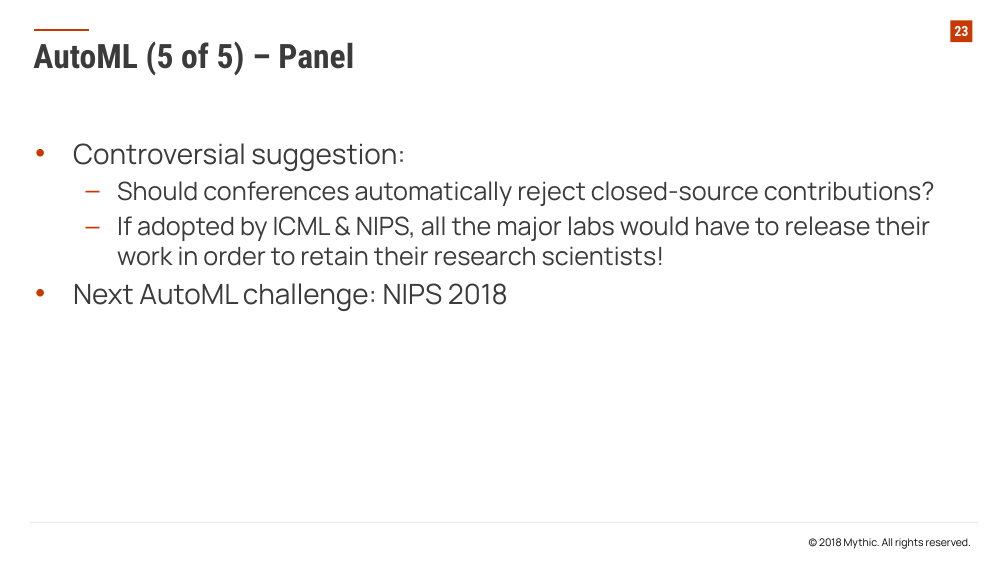
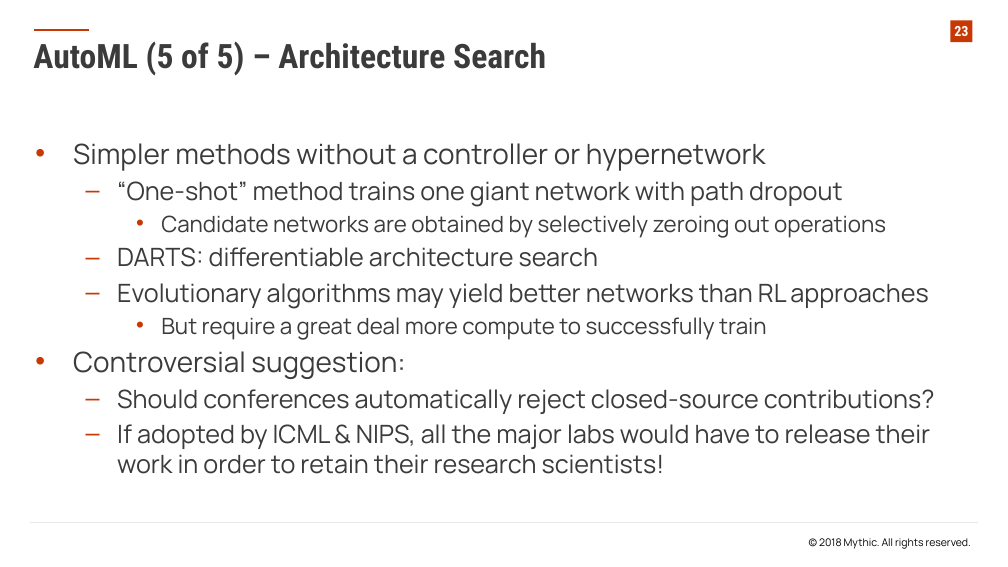
Before and after one commit to EbTech/ICML-2018, a slide deck: slide 23 of ICML 2018 Presentation.pptx. Drawn at 1008x567 pixels with LibreOffice and Linux fonts; fonts in the diff are those of the drawing; background and template pictures are left out. Boxes give left, top, right and bottom in pixels: in the first picture for what was removed or moved away, otherwise in the second. Text is boxed around its words. In the diff, an @@ line names an element or a change of style, - is before the commit and + after.

Commit message:
added mention of Differentiable Architecture Search (technically not ICML)

```diff
--- a/ICML 2018 Presentation.pptx
+++ b/ICML 2018 Presentation.pptx
@@ text at [33, 41, 546, 75]: text changed @@
-AutoML (5 of 5) – Panel
+AutoML (5 of 5) – Architecture Search
@@ text at [73, 143, 928, 340]: paragraphs added @@
+• Simpler methods without a controller or hypernetwork
+  – “One-shot” method trains one giant network with path dropout
+    • Candidate networks are obtained by selectively zeroing out operations
+  – DARTS: differentiable architecture search
+  – Evolutionary algorithms may yield better networks than RL approaches
+    • But require a great deal more compute to successfully train
@@ text at [73, 283, 508, 311]: paragraph removed @@
-• Next AutoML challenge: NIPS 2018
```
Also in this commit, not shown: 5 other slides changed.
